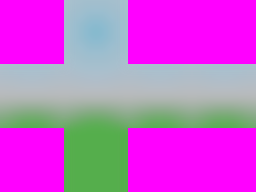
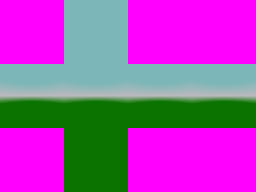
The second 256px x 192px image is a revision of the first. Changes to its layers:
renamed "Calque 10 copie 2" to "Calque 9 copie 11", painted on it over [left=0, top=0, right=256, bottom=192]
removed layer "Calque 10 copie" over [left=0, top=0, right=256, bottom=192]
